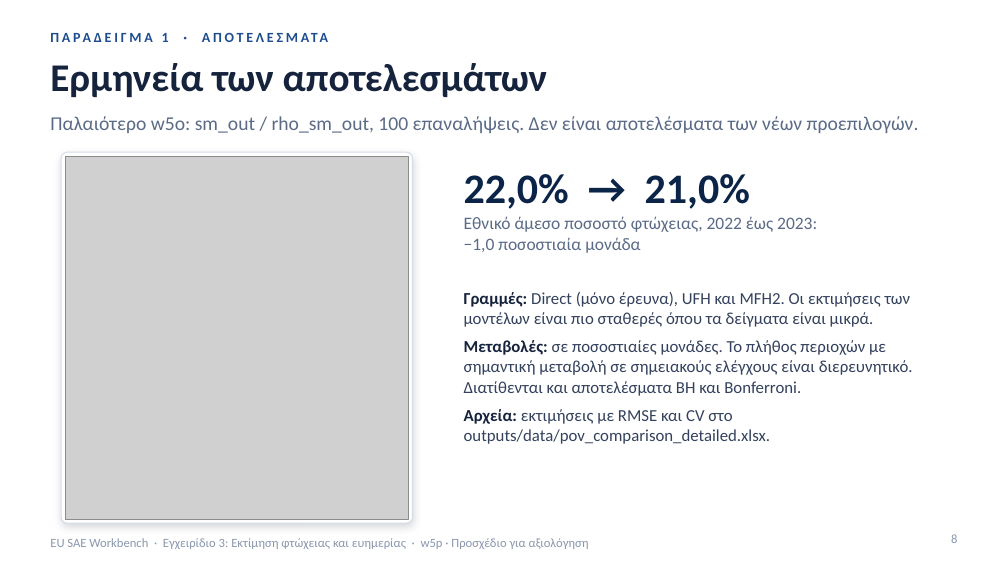
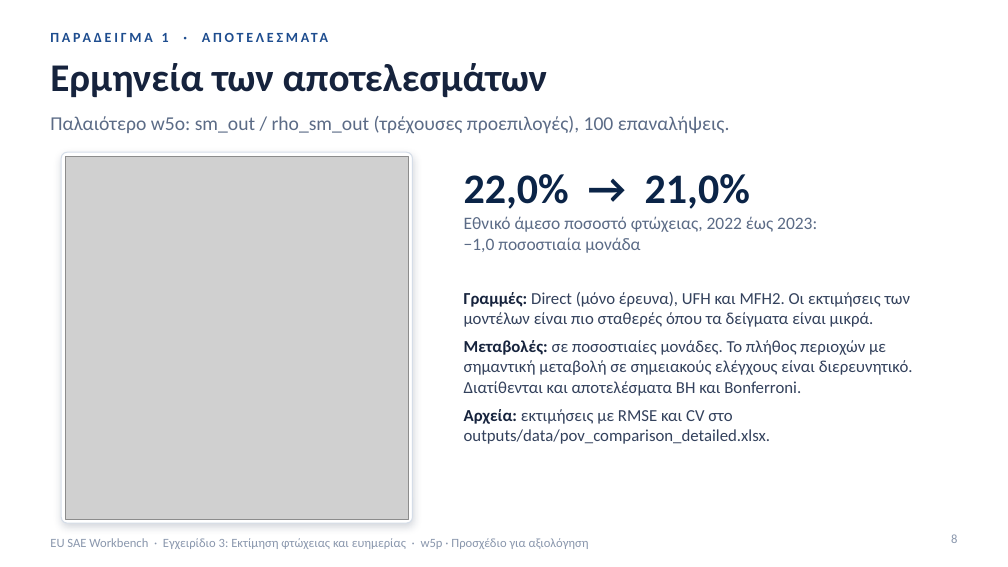
Before and after one commit to Noboyoshida227/eu-sae-application, a slide deck: slide 8 of docs/instructions/Greek/EU_SAE_Workbench_Guide_3_Estimating_Poverty_and_Welfare_GR.pptx. Drawn at 1008x567 pixels with LibreOffice and Linux fonts; fonts in the diff are those of the drawing; grey boxes stand for pictures. Boxes give left, top, right and bottom in pixels: in the first picture for what was removed or moved away, otherwise in the second. Text is boxed around its words. In the diff, an @@ line names an element or a change of style, - is before the commit and + after.

```diff
--- a/docs/instructions/Greek/EU_SAE_Workbench_Guide_3_Estimating_Poverty_and_Welfare_GR.pptx
+++ b/docs/instructions/Greek/EU_SAE_Workbench_Guide_3_Estimating_Poverty_and_Welfare_GR.pptx
@@ text at [50,116,730,134]: text changed @@
-Παλαιότερο w5o: sm_out / rho_sm_out, 100 επαναλήψεις. Δεν είναι αποτελέσματα των νέων προεπιλογών.
+Παλαιότερο w5o: sm_out / rho_sm_out (τρέχουσες προεπιλογές), 100 επαναλήψεις.
```
Also in this commit, not shown: 3 other slides changed, 32 other files.
